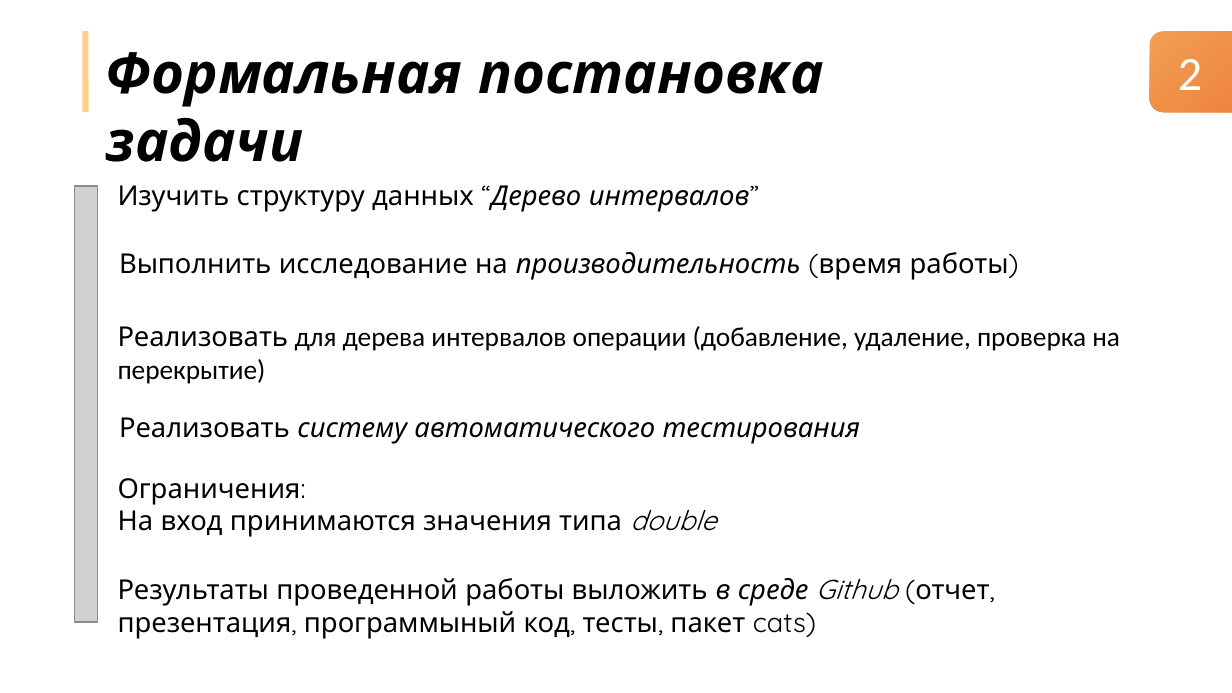
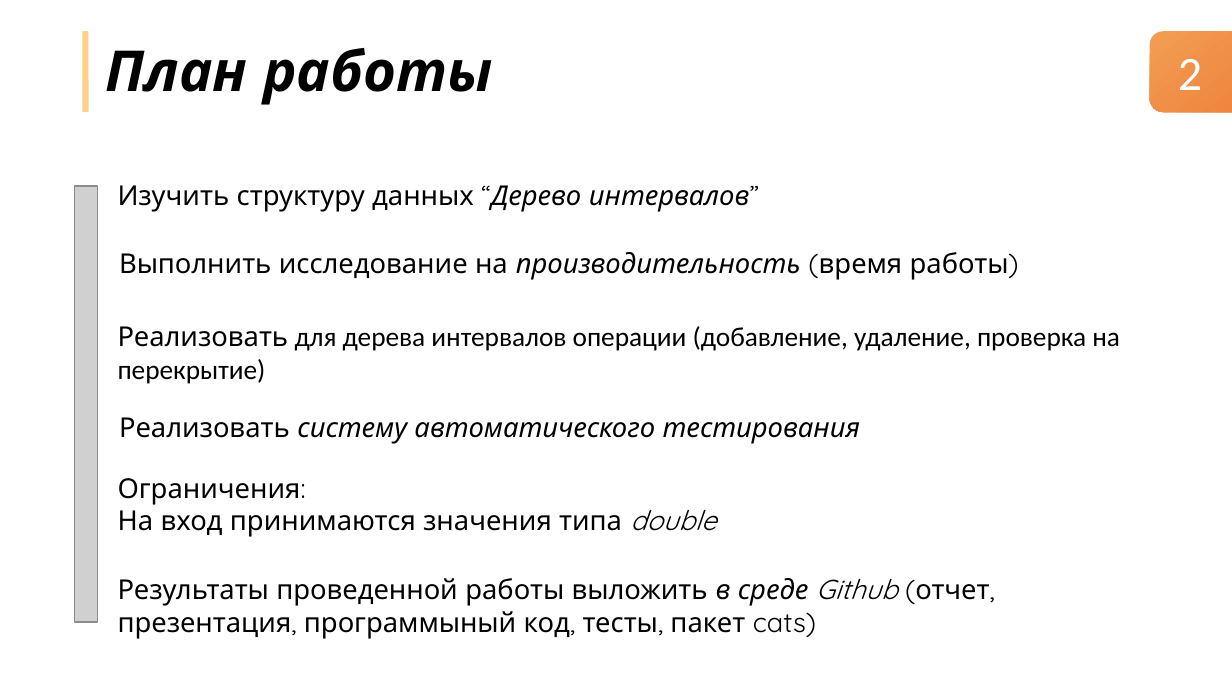
Before and after one commit to nikitachurganov/Interval-Tree, a slide deck: slide 2 of Дерево интервалов.pptx. Drawn at 1232x693 pixels with LibreOffice and Linux fonts; fonts in the diff are those of the drawing; grey boxes stand for pictures. Boxes give left, top, right and bottom in pixels: in the first picture for what was removed or moved away, otherwise in the second. Text is boxed around its words. In the diff, an @@ line names an element or a change of style, - is before the commit and + after.

```diff
--- a/Дерево интервалов.pptx
+++ b/Дерево интервалов.pptx
@@ text at (x1=106, y1=48, x2=493, y2=105): text changed @@
-Формальная постановка задачи
+План работы
```
Also in this commit, not shown: 14 other slides changed, 2 slides added, 1 slide removed.
